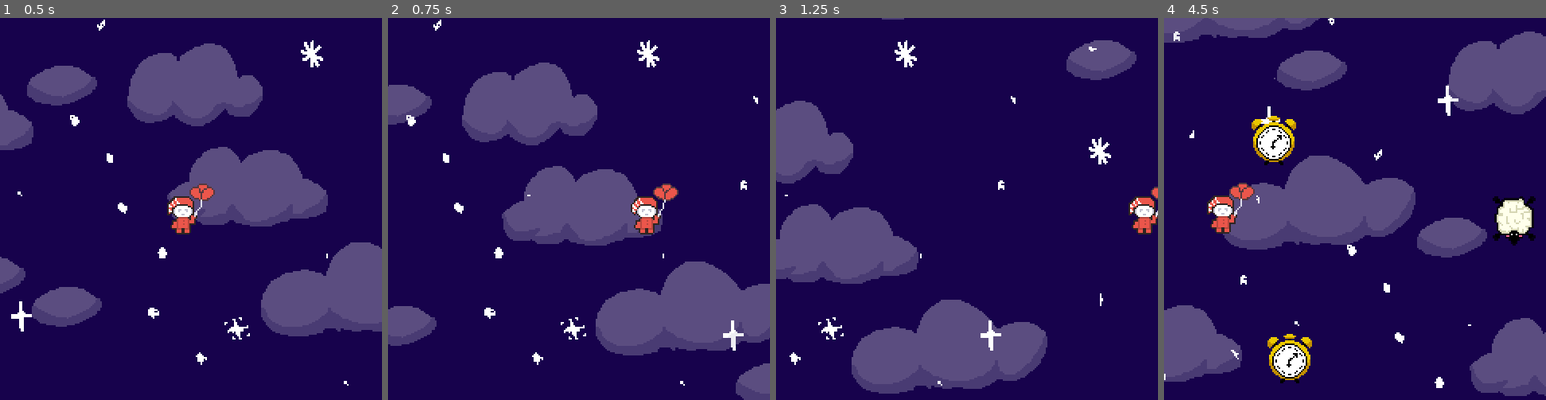
Above: before the commit, frames 1-4 (left to right).
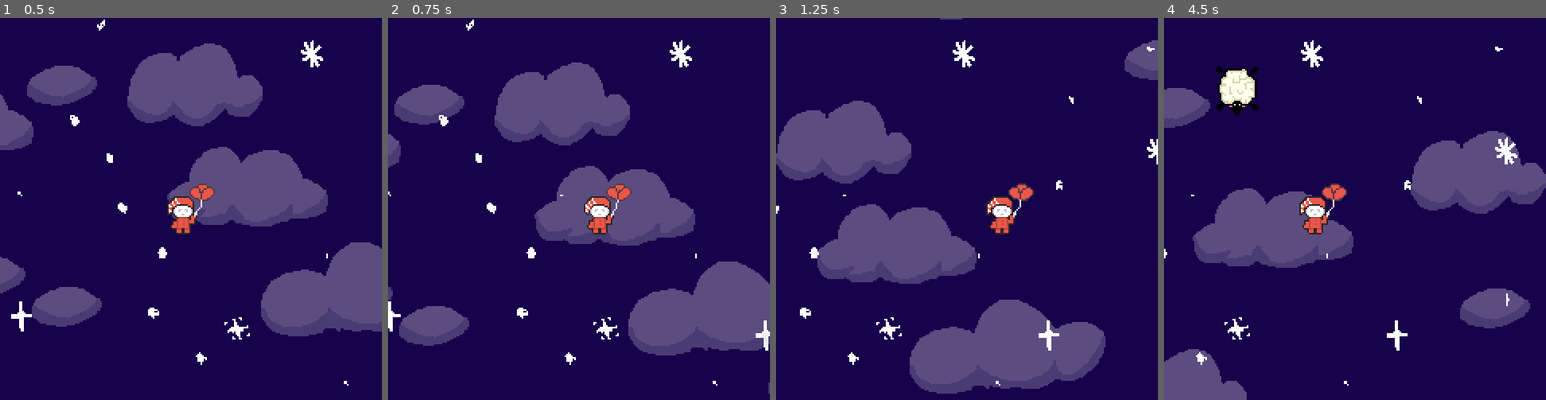
Above: after the commit, the same moments.

Repository: therealoganh/REM-prototype
Game: Godot game, scene res://scenes/main.tscn
The game is run twice, just before and just after one commit, with the same random seed, the same clock (stepped at 60 frames per second) and the same inputs.
Inputs:
- Up to frame 1 (0.5 s): no input
- Up to frame 2 (0.75 s): hold Right (move_right) from 0.53 s (still down)
- Up to frame 3 (1.25 s): keep holding Right (move_right)
- Up to frame 4 (4.5 s): release Right (move_right) at 1.28 s; hold Down (move_down) 1.28-2.03 s; hold Right (move_right) 2.03-2.78 s; hold Up (move_up) 2.78-3.53 s; hold Left (move_left) from 3.53 s (still down)

Frame 1 is identical in both runs. In frame 2, 16% of the frame differs, in the area x 0-100%, y 0-100%; in frame 3, 21%; in frame 4, 36%.

Commit message:
Add balance and sheep collection

Diff:
--- a/scenes/sheep_pickup.tscn
+++ b/scenes/sheep_pickup.tscn
@@ -7,6 +7,7 @@
 size = Vector2(21, 23)
 
 [node name="SheepPickup" type="Area2D"]
+collision_mask = 2
 script = ExtResource("1_mt5f1")
 
 [node name="BottomSheep" type="Sprite2D" parent="."]
@@ -22,3 +23,5 @@
 [node name="CollisionShape2D" type="CollisionShape2D" parent="."]
 position = Vector2(0.5, -1.5)
 shape = SubResource("RectangleShape2D_35tuw")
+
+[connection signal="body_entered" from="." to="." method="_on_body_entered"]
--- a/scripts/hazard-scripts/clock.gd
+++ b/scripts/hazard-scripts/clock.gd
@@ -2,7 +2,7 @@
 
 signal hit # Test signal
 
-@export var fall_speed : float = 20.0  # pixels per second
+@export var fall_speed : float = 5.0  # pixels per second
 @onready var game_over_timer: Timer = $Hitbox/GameOverTimer
 
 func _ready():
--- a/scripts/main.gd
+++ b/scripts/main.gd
@@ -3,7 +3,7 @@
 @export var sheep_scene: PackedScene
 @export var hazard_scene: PackedScene
 @export var sheep_spawn_interval: float = 3.0
-@export var hazard_spawn_interval: float = 0.5
+@export var hazard_spawn_interval: float = 2
 #@export var hazard_min_speed: float = 150.0
 #@export var hazard_max_speed: float = 300.0
 var sheep_timer: float = 0.0
--- a/scripts/player.gd
+++ b/scripts/player.gd
@@ -1,6 +1,6 @@
 extends CharacterBody2D
 
-@export var speed = 400
+@export var speed = 150
 @onready var _animated_player = $AnimatedSprite2D
 
 func get_input():
--- a/scripts/sheep_pickup.gd
+++ b/scripts/sheep_pickup.gd
@@ -1,6 +1,7 @@
 extends Area2D
 
 @export var fall_speed: float = 50.0
+
 var drift_speed = 20.0
 var time = 0.0
 
@@ -13,3 +14,9 @@
 	var screen_height = get_viewport_rect().size.y
 	if position.y > screen_height + 50:
 		queue_free()
+
+
+
+func _on_body_entered(body: Node2D) -> void:
+	if body.name == "Player":
+		queue_free()
